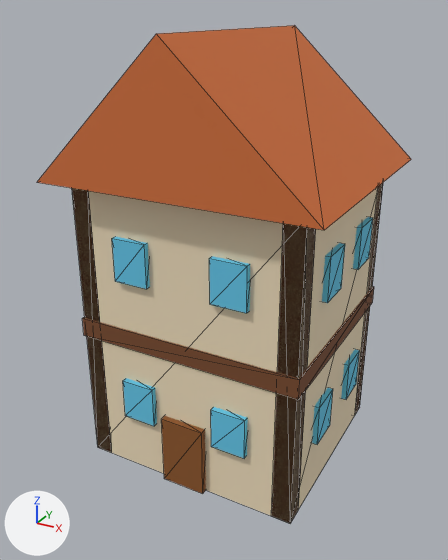
What one commit did to the glTF model assets/props/house_terra.glb.
Rendered twice from a 50 mm camera at (1.55, -2.97, 2.51) aimed at (-0.03, -0.09, 1.07). Every picture has the same lights, and +X, +Y and +Z are marked at lower left. The first picture is the older version. Mesh edges are drawn as thin lines. Vertices at exactly the same position are counted once.

Before the edit, the objects in view are built like this:
```python
me_beams = bpy.data.meshes.new('beams')
me_beams.from_pydata(...)  # 118 vertices, 188 faces; spans x -0.77..0.77, y -0.72..0.72, z 0.0..2.41
# faces by material slot: [60, 12, 8, 96, 12]
me_beams.materials.append(mat_beam)  # brown #7a4a2a
me_beams.materials.append(mat_wall)  # beige #efddbc
me_beams.materials.append(mat_roof)  # orange #d2703a
me_beams.materials.append(mat_window)  # cyan #63c7e8
me_beams.materials.append(mat_door)  # brown #8d5524
ob_beams = bpy.data.objects.new('beams', me_beams)
ob_beams.location = (0.0, 0.0, 0.0)
```
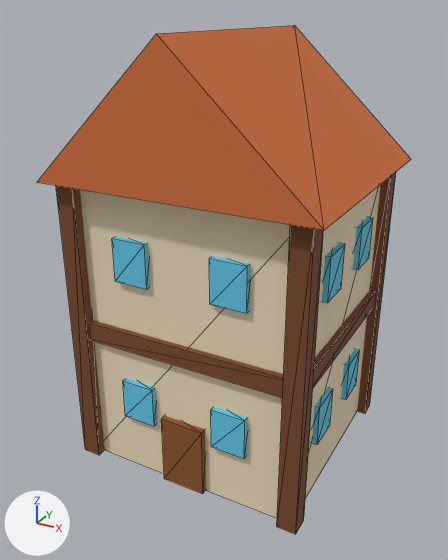
Edits to the bpy script that builds the scene:
```text
Change me_beams:
    used by ob_beams; location = (0.0, 0.0, 0.0)
    remove me_beams.from_pydata(...)  # 118 vertices, 188 faces; spans x -0.77..0.77, y -0.72..0.72, z 0.0..2.41
    add me_beams.from_pydata(...)  # 126 vertices, 188 faces; spans x -0.77..0.77, y -0.72..0.72, z 0.0..2.41
    me_beams part 1: a new loose piece, a box spanning x -0.69..0.69, y -0.63..0.63, z 0.8..0.9, in mat_beam (brown #7a4a2a)
    me_beams part 2: a new loose piece, a box spanning x -0.7..-0.6, y -0.65..-0.55, z 0.0..1.7, in mat_beam (brown #7a4a2a)
    me_beams part 3: a new loose piece, a box spanning x 0.6..0.7, y -0.65..-0.55, z 0.0..1.7, in mat_beam (brown #7a4a2a)
    me_beams part 4: a new loose piece, a box spanning x 0.6..0.7, y 0.55..0.65, z 0.0..1.7, in mat_beam (brown #7a4a2a)
    me_beams part 5: the loose piece of 8 vertices spanning x -0.66..0.66, y -0.61..0.61, z 0.8..0.9 is deleted
    me_beams part 6
    24 vertices are removed from x -0.65..0.65, y -0.6..0.6, z 0.0..1.7
    48 faces are deleted
    other edits to the shape of me_beams do not show in these pictures
```

What differs and where, as boxes [x1, y1, x2, y2] in the pictures (448 x 560 px):
'beams', reshaped
    before: [37, 25, 411, 523]
    after: [37, 25, 411, 534]
part 1 of me_beams, added (brown)
    after: [88, 290, 375, 398]
part 2 of me_beams, added (brown)
    after: [56, 186, 105, 455]
part 3 of me_beams, added (brown)
    after: [277, 225, 324, 534]
part 4 of me_beams, added (brown)
    after: [357, 172, 396, 413]
part 5 of me_beams, deleted (brown)
    before: [82, 286, 374, 400]
part 6 of me_beams, deleted (mostly hidden)
    before: [72, 183, 383, 523]
